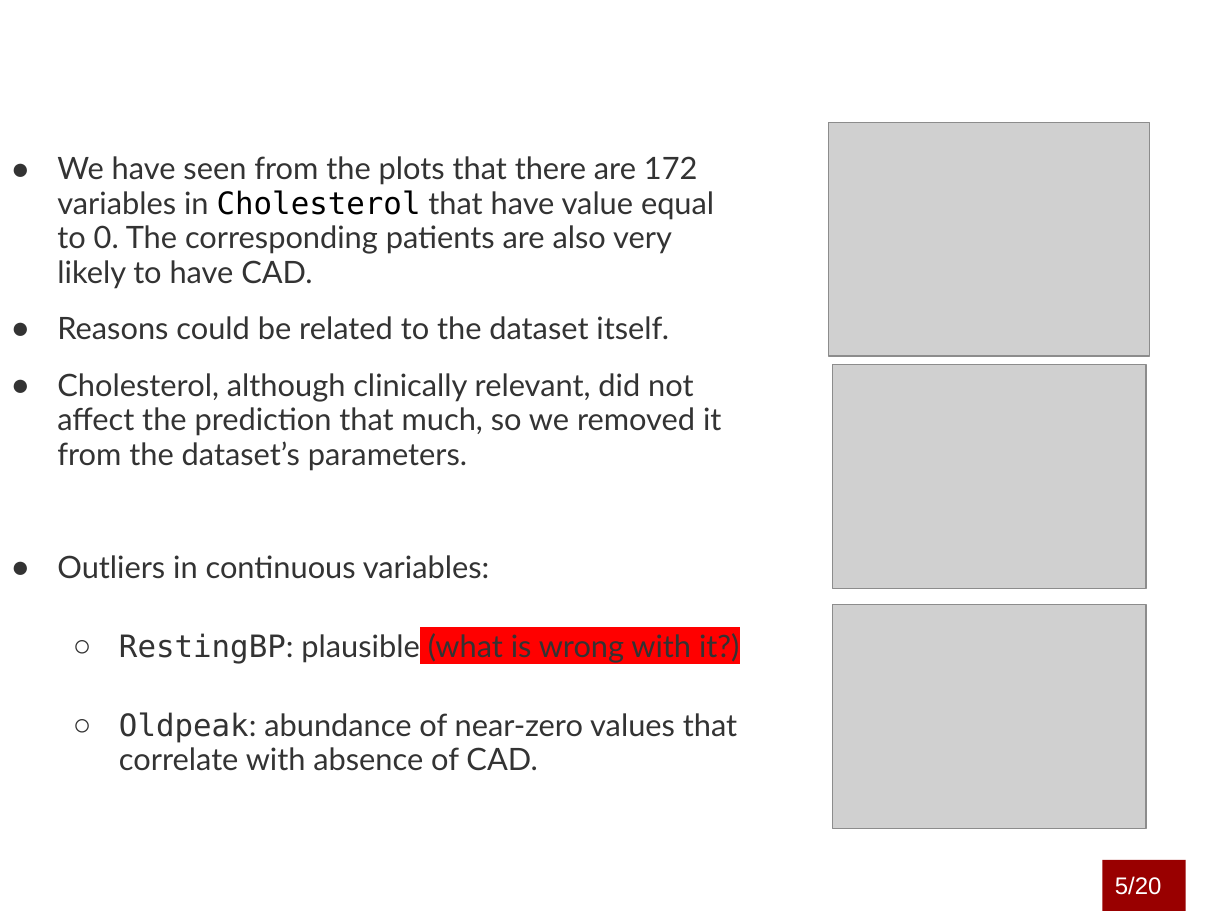
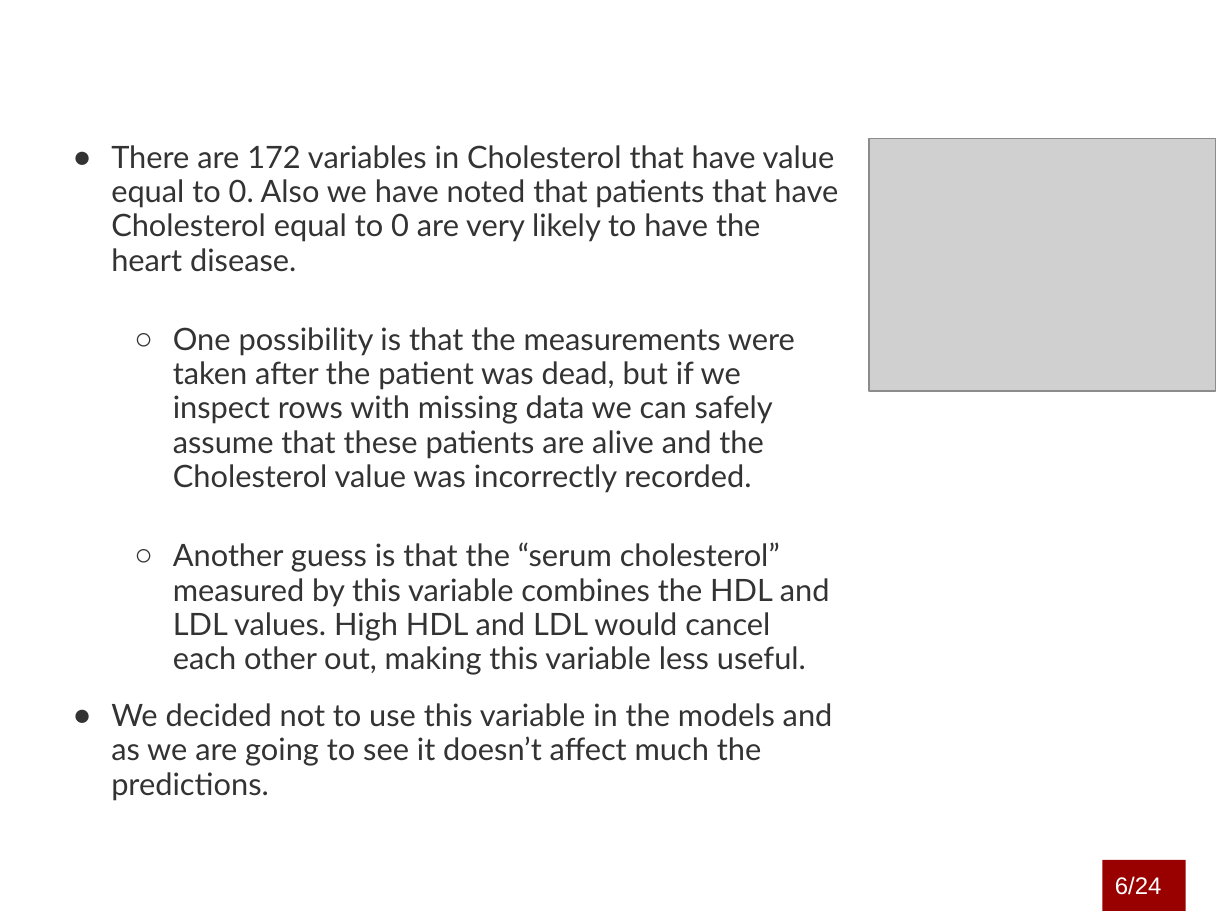
Before and after one commit to marcouderzo/CoronaryHeartDisease-Prediction, a slide deck: slide 7 of slides.pptx (slide 6 before the commit). Drawn at 1232x924 pixels with LibreOffice and Linux fonts; fonts in the diff are those of the drawing; grey boxes stand for pictures; background and template pictures are left out. Boxes give left, top, right and bottom in pixels: in the first picture for what was removed or moved away, otherwise in the second. Text is boxed around its words. In the diff, an @@ line names an element or a change of style, - is before the commit and + after.

```diff
--- a/slides.pptx
+++ b/slides.pptx
@@ text at [111,145,838,801]: text changed @@
-● We have seen from the plots that there are 172 variables in Cholesterol that have value equal to 0. The corresponding patients are also very likely to have CAD.
-● Reasons could be related to the dataset itself.
-● Cholesterol, although clinically relevant, did not affect the prediction that much, so we removed it from the dataset’s parameters.
-● Outliers in continuous variables:
-  ○ RestingBP: plausible (what is wrong with it?)
-  ○ Oldpeak: abundance of near-zero values that correlate with absence of CAD.
+● There are 172 variables in Cholesterol that have value equal to 0. Also we have noted that patients that have Cholesterol equal to 0 are very likely to have the heart disease.
+  ○ One possibility is that the measurements were taken after the patient was dead, but if we inspect rows with missing data we can safely assume that these patients are alive and the Cholesterol value was incorrectly recorded.
+  ○ Another guess is that the “serum cholesterol” measured by this variable combines the HDL and LDL values. High HDL and LDL would cancel each other out, making this variable less useful.
+● We decided not to use this variable in the models and as we are going to see it doesn’t affect much the predictions.
@@ picture: place and size @@
-picture at [829,122,1149,356]
+picture at [869,138,1215,391]
@@ picture removed at [833,365,1147,589] @@
@@ picture removed at [833,604,1147,828] @@
@@ text in rectangle at [1115,876,1162,895]: text changed @@
-5/20
+6/24
@@ page number at [1120,890,1150,895]: text changed @@
-6/10
+7/10
```
Also in this commit, not shown: 18 other slides changed, 5 slides added, 1 slide removed, 1 other file.
